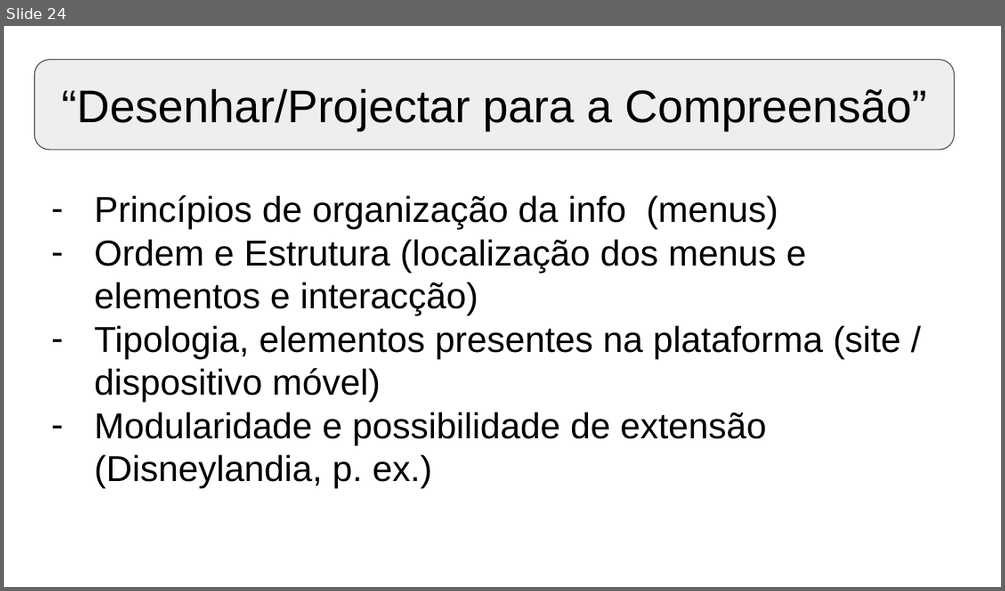
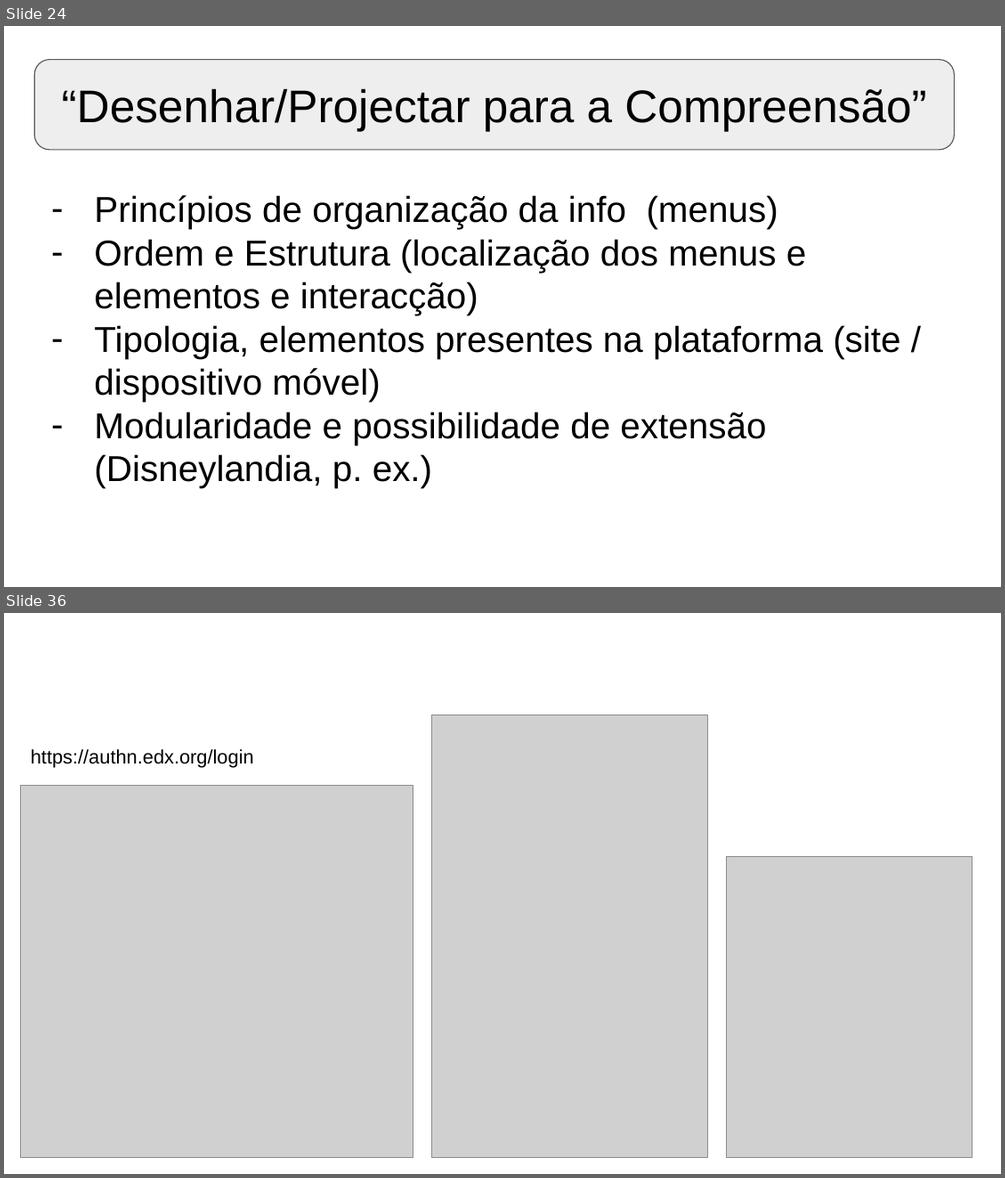
Before and after one commit to pedroccpimenta/aiwm, a slide deck: AIWM.pptx. Shown one above the other, each under a label of ours: slide 24 before the commit, slides 24 and 36 after it; the slides between them are not shown. The pictures are 1005x591 and 1005x1178 pixels, drawn with LibreOffice and Linux fonts; fonts in the diff are those of the drawing; grey boxes stand for pictures. Boxes give left, top, right and bottom in pixels: in the first picture for what was removed or moved away, otherwise in the second. Text is boxed around its words. In the diff, an @@ line names an element or a change of style, - is before the commit and + after.

```diff
--- a/AIWM.pptx
+++ b/AIWM.pptx
@@ slide 36 added at [4, 613, 1001, 1174], background #FFFFFF @@
@@ picture added at [431, 714, 708, 1156] @@
@@ text added at [31, 749, 254, 768], 14 pt, text #000000 @@
+https://authn.edx.org/login
@@ picture added at [21, 786, 413, 1158] @@
@@ picture added at [727, 856, 972, 1158] @@
```
Also in this commit, not shown: 1 slide changed, 19 other slides added, 1 slide removed, 1 other file.
